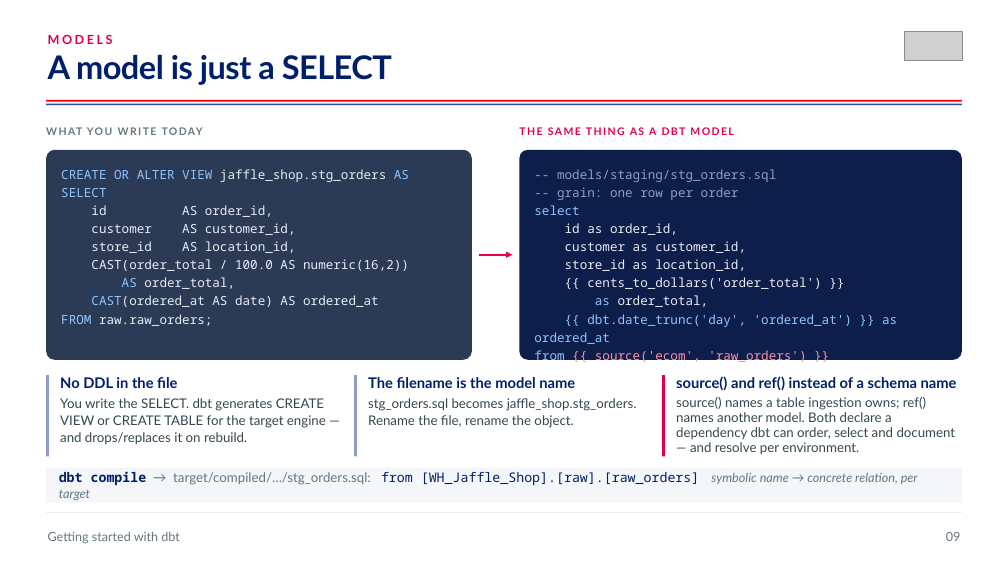
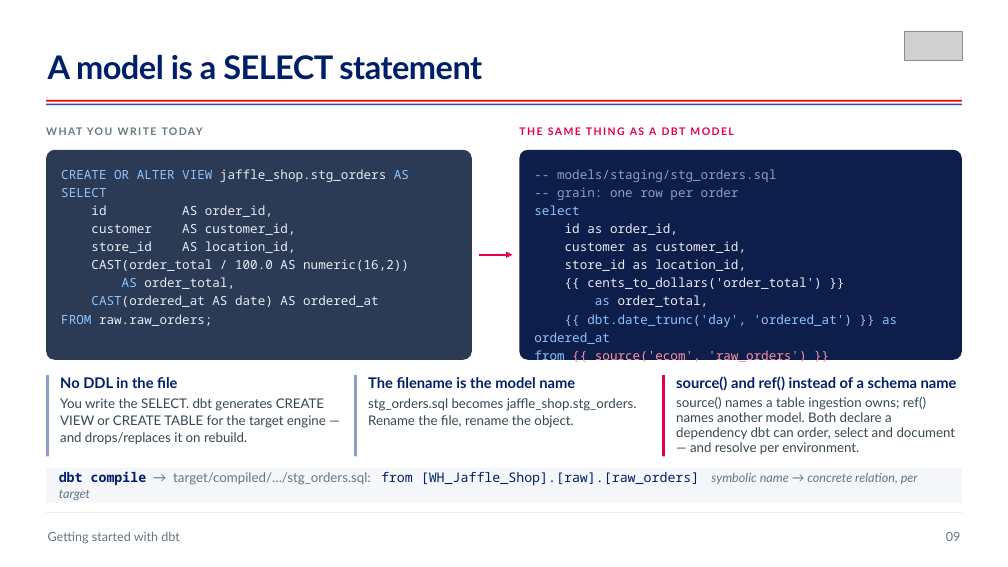
Before and after one commit to aboerger/getting-started-with-dbt, a slide deck: slide 12 of sql-as-software-getting-started-with-dbt.pptx. Drawn at 1008x567 pixels with LibreOffice and Linux fonts; fonts in the diff are those of the drawing; grey boxes stand for pictures. Boxes give left, top, right and bottom in pixels: in the first picture for what was removed or moved away, otherwise in the second. Text is boxed around its words. In the diff, an @@ line names an element or a change of style, - is before the commit and + after.

```diff
--- a/sql-as-software-getting-started-with-dbt.pptx
+++ b/sql-as-software-getting-started-with-dbt.pptx
@@ text at (48,54,482,80): text changed @@
-A model is just a SELECT
+A model is a SELECT statement
@@ text removed at (48,35,113,44) @@
-MODELS
```
Also in this commit, not shown: 7 other slides changed, 1 other file.
